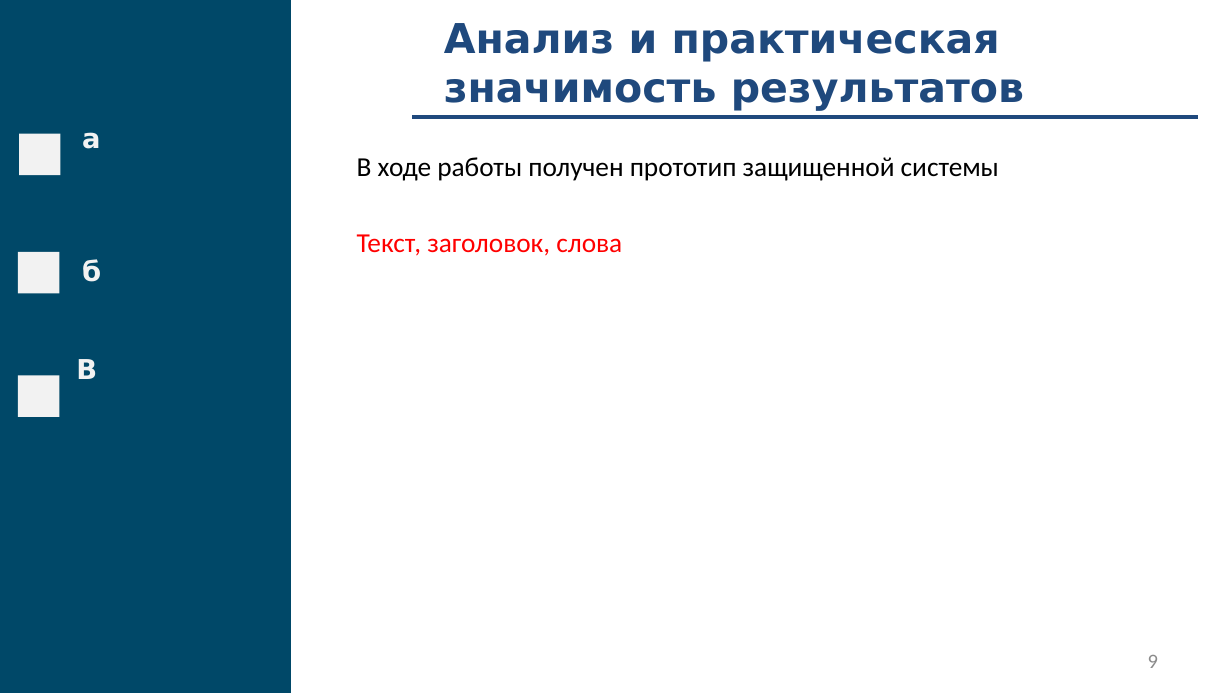
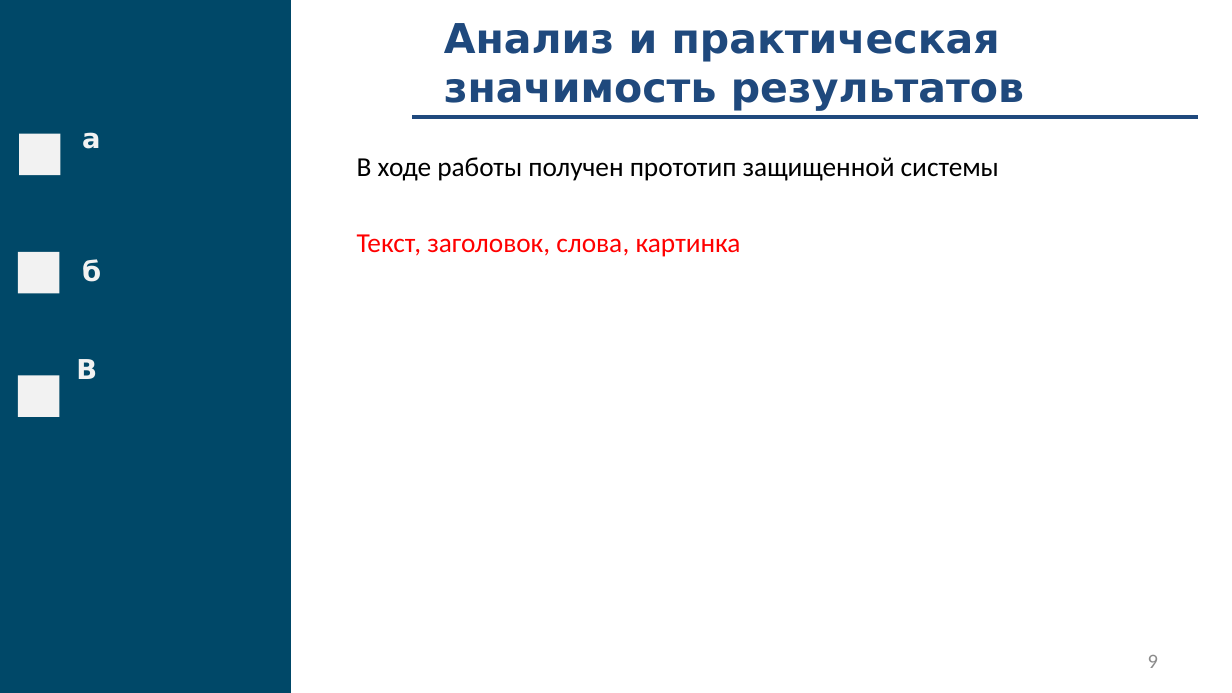
Before and after one commit to fanglores/Gagarin-2022, a slide deck: slide 9 of doc/Presentation.pptx. Drawn at 1232x693 pixels with LibreOffice and Linux fonts; fonts in the diff are those of the drawing. Boxes give left, top, right and bottom in pixels: in the first picture for what was removed or moved away, otherwise in the second. Text is boxed around its words. In the diff, an @@ line names an element or a change of style, - is before the commit and + after.

```diff
--- a/doc/Presentation.pptx
+++ b/doc/Presentation.pptx
@@ text at (357, 234, 741, 257): text changed @@
-Текст, заголовок, слова
+Текст, заголовок, слова, картинка
```
Also in this commit, not shown: 2 other slides changed.
